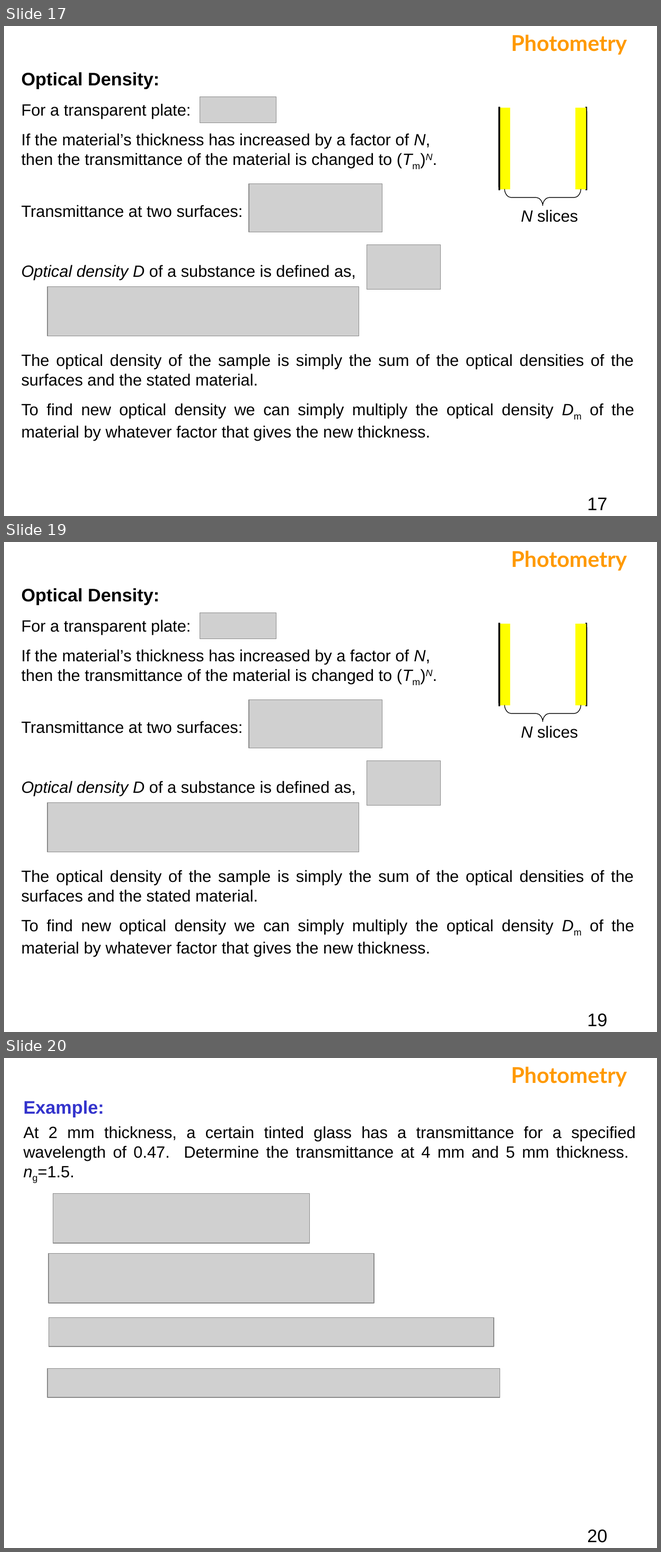
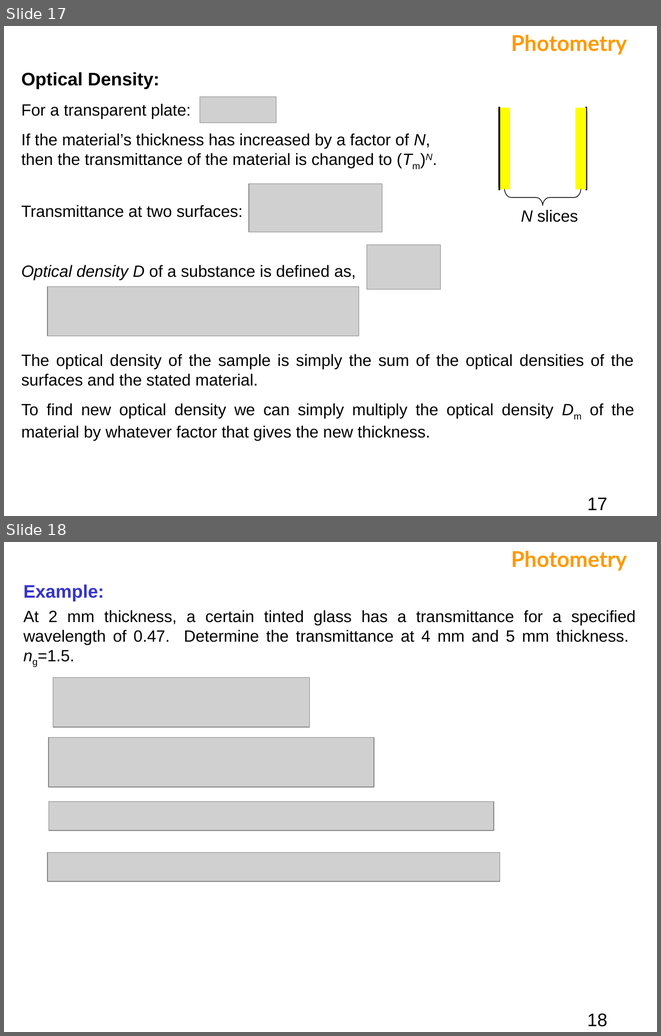
Before and after one commit to bagustris/TeknikOptik, a slide deck: slide/Fotometri.ppt. Shown one above the other, each under a label of ours: slides 17, 19 and 20 before the commit, slides 17 and 18 after it; the slides between them are not shown. The pictures are 661x1552 and 661x1036 pixels, drawn with LibreOffice and Linux fonts; fonts in the diff are those of the drawing; grey boxes stand for pictures. Boxes give left, top, right and bottom in pixels: in the first picture for what was removed or moved away, otherwise in the second. Text is boxed around its words. In the diff, an @@ line names an element or a change of style, - is before the commit and + after.

```diff
--- a/slide/Fotometri.ppt
+++ b/slide/Fotometri.ppt
@@ slide 19 removed at (4, 542, 657, 1032), background #FFFFFF @@
@@ text removed at (511, 550, 627, 571) @@
-Photometry
@@ text removed at (21, 588, 634, 956) @@
-Optical Density:
-For a transparent plate:
-If the material’s thickness has increased by a factor of N,
-then the transmittance of the material is changed to (Tm)N.
-Transmittance at two surfaces:
-Optical density D of a substance is defined as,
-The optical density of the sample is simply the sum of the optical densities of the surfaces and the stated material.
-To find new optical density we can simply multiply the optical density Dm of the material by whatever factor that gives the new thickness.
@@ picture removed at (200, 612, 276, 638) @@
@@ rectangle removed at (499, 624, 510, 705) @@
@@ line removed from (499, 624) to (500, 705) @@
@@ rectangle removed at (575, 624, 586, 705) @@
@@ line removed from (586, 624) to (586, 705) @@
@@ picture removed at (249, 700, 382, 748) @@
@@ freeform shape removed at (504, 705, 581, 722) @@
@@ text removed at (521, 725, 578, 738) @@
-N slices
@@ picture removed at (367, 761, 441, 805) @@
@@ picture removed at (48, 803, 359, 852) @@
@@ page number removed at (587, 1013, 607, 1026) @@
-19
@@ what was slide 20 is now slide 18 @@
@@ page number at (587, 1013, 607, 1026): text changed @@
-20
+18
```
Also in this commit, not shown: 12 slides changed, 2 slides added, 2 other slides removed, 3 other files.
